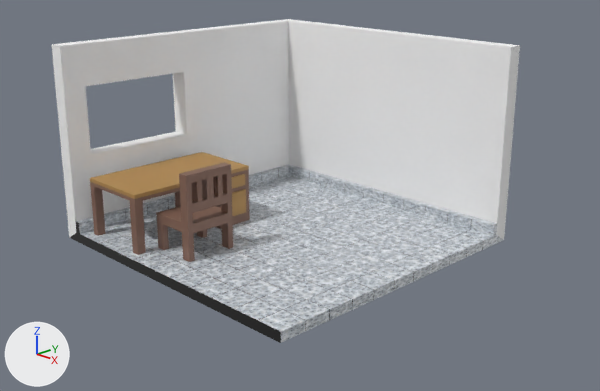
The Blender file room/room.blend as it was, and as the next commit left it.
Before and after are seen from a 50 mm camera at (9.61, -9.11, 5.19) aimed at (0.49, -0.15, 1.01). The lights are fixed; the arrows at lower left show +X, +Y and +Z.

Names of what the first picture shows: 'Cube', 'chair', 'floor', 'walls'.
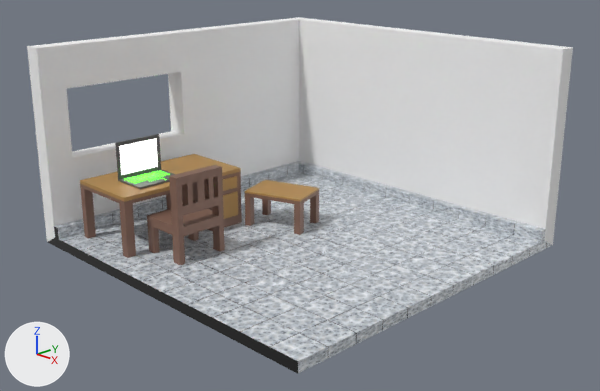
Where the change shows, as pixel boxes (x1, y1, x2, y2) in the pictures (600 x 391 px):
'walls', moved, rescaled (17% wider)
    before: (52, 19, 520, 240)
    after: (27, 17, 573, 245)
'floor', moved, rescaled (16% wider, 20% taller)
    before: (70, 165, 503, 343)
    after: (48, 161, 552, 374)
'Cube', reshaped, moved, turned, rescaled
    before: (90, 152, 250, 255)
    after: (245, 180, 319, 235)
'chair', moved
    before: (156, 162, 233, 262)
    after: (147, 165, 225, 265)
'table', added (brown)
    after: (80, 154, 242, 258)
'Cube.001', added
    after: (115, 134, 175, 189)
    faces in mat_material_001 (white #e7e7e7): (119, 138, 158, 175)
    faces in mat_material (dark grey #5c5c5c): (115, 134, 175, 189)
    faces in mat_material_002 (green #9ce730): (124, 171, 170, 183)

The change in detail:
Material 'Material.002' (mat_material_002) is new.
Its base color is (0.333, 0.8, 0.0291) (green #9ce730).
Its emission color is (0.0514, 0.731, 0.0241) (green #40de2b).
Its emission strength is 4.1.
Material 'Material.001' (mat_material_001) is new.
Its base color is (0.8, 0.8, 0.8) (white #e7e7e7).
Its emission strength is 1.8.
Material 'Material' (mat_material) is new.
Its base color is (0.108, 0.108, 0.108) (dark grey #5c5c5c).
Its roughness is 0.469.
Mesh me_cube_002 is new.
It has 60 vertices, 58 faces and spans x -1.0..1.0, y -1.0..1.0, z -14.19..-0.62.
Faces by material slot: [37, 21].
It uses material mat_wood (brown #846354).
It uses material mat_yellowwood_001 (orange #b4894b).
Mesh me_cube_004 is new.
It has 380 vertices, 310 faces and spans x -1.0..1.0, y -1.0..1.0, z -42.0..1.0.
Faces by material slot: [167, 3, 140].
It uses material mat_material (dark grey #5c5c5c).
It uses material mat_material_001 (white #e7e7e7).
It uses material mat_material_002 (green #9ce730).
Object 'chair' (ob_chair) moves from (-0.42, -1.59, 0.77) to (-0.42, -1.77, 0.77).
Object 'Cube' (ob_cube) now shows me_cube_002 instead of me_cube_001.
Object 'Cube' (ob_cube) moves from (-1.45, -1.27, 1.17) to (-0.28, 0.18, 0.89).
Object 'Cube' (ob_cube) turns from (0, 0, 0) to (0, 0, 109) degrees about x, y and z.
Object 'Cube' (ob_cube) is rescaled from (0.641, 1.16, 0.0607) to (0.365, 0.529, 0.046).
Object 'floor' (ob_floor) moves from (0.0, 0.0, 1.72) to (0.31, 0.0, 1.72).
Object 'floor' (ob_floor) is rescaled from (2.63, 2.6, 1.64) to (3.02, 2.97, 1.64).
Object 'walls' (ob_walls) moves from (0.0, 0.0, 1.72) to (0.31, 0.0, 1.72).
Object 'walls' (ob_walls) is rescaled from (2.63, 2.6, 1.64) to (3.02, 2.97, 1.64).
Object 'Cube.001' (ob_cube_001) is new; it shows me_cube_004.
Its location is (-1.31, -1.77, 1.25).
Its scale is (0.312, 0.415, -0.0148).
Object 'table' (ob_table) is new; it shows me_cube_001.
Its location is (-1.45, -1.45, 1.17).
Its scale is (0.641, 1.16, 0.0607).
